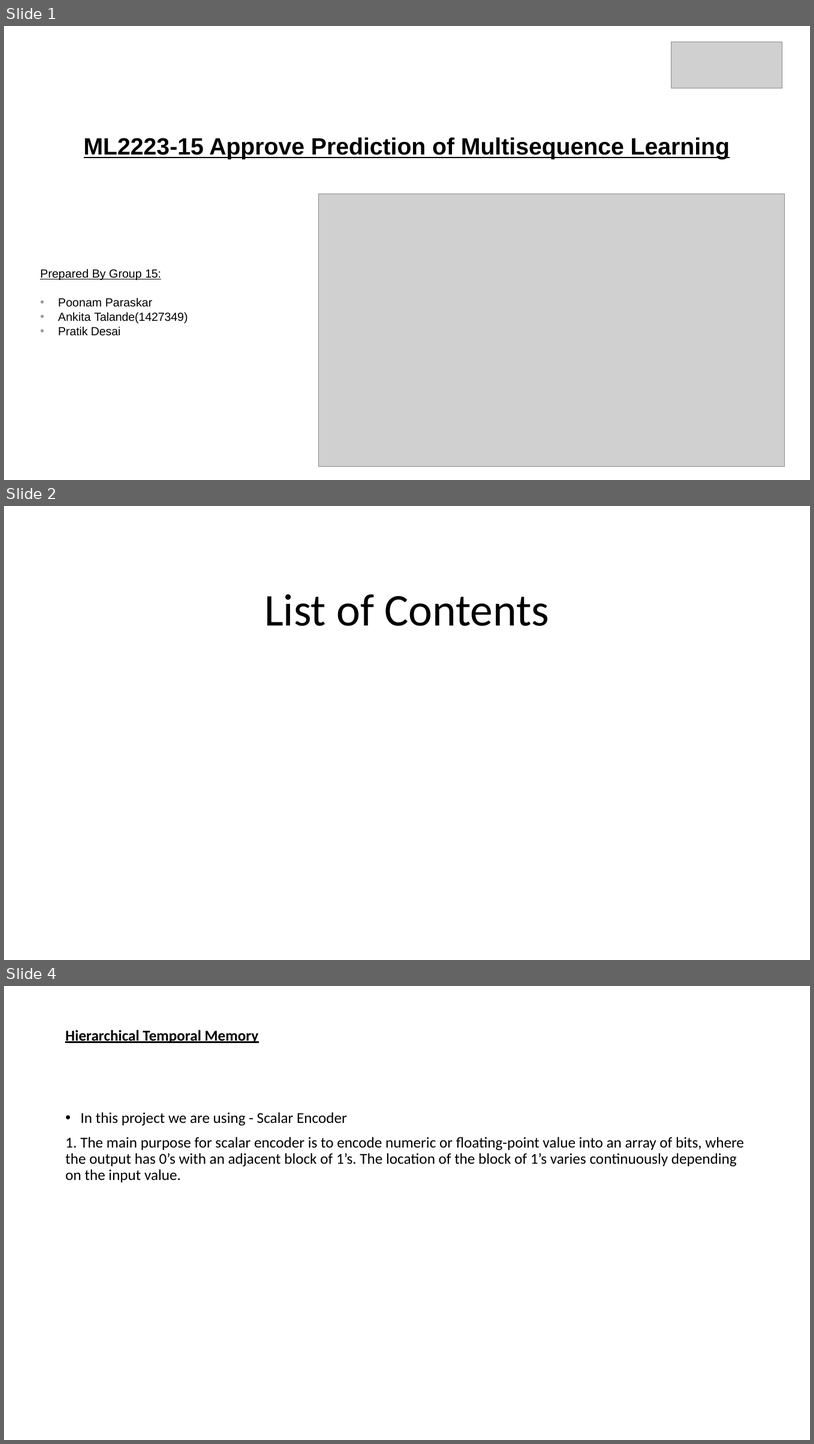
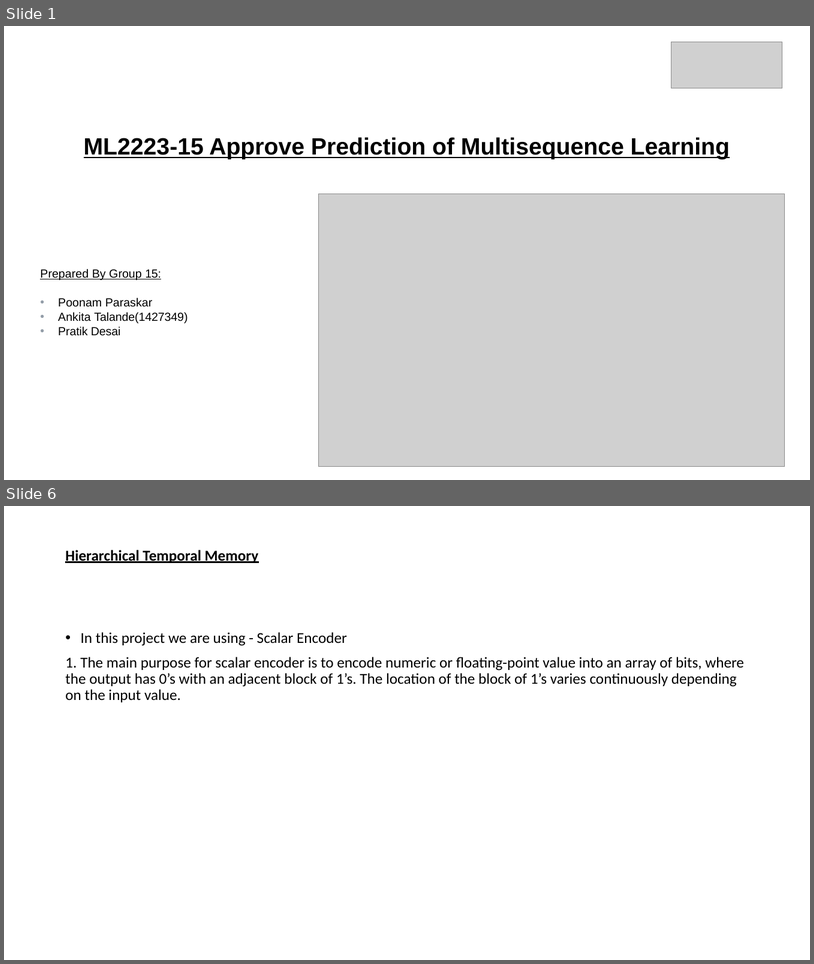
Before and after one commit to ddobric/neocortexapi, a slide deck: source/MultiSequenceLearning_Team_MSL/Documentation/ML2223_15 Approve Prediction of Multisequence Learning.pptx. Shown one above the other, each under a label of ours: slides 1, 2 and 4 before the commit, slides 1 and 6 after it; the slides between them are not shown. The pictures are 814x1444 and 814x964 pixels, drawn with LibreOffice and Linux fonts; fonts in the diff are those of the drawing; grey boxes stand for pictures. Boxes give left, top, right and bottom in pixels: in the first picture for what was removed or moved away, otherwise in the second. Text is boxed around its words. In the diff, an @@ line names an element or a change of style, - is before the commit and + after.

```diff
--- a/source/MultiSequenceLearning_Team_MSL/Documentation/ML2223_15 Approve Prediction of Multisequence Learning.pptx
+++ b/source/MultiSequenceLearning_Team_MSL/Documentation/ML2223_15 Approve Prediction of Multisequence Learning.pptx
@@ slide 2 removed at (x1=4, y1=506, x2=810, y2=960), background #FFFFFF @@
@@ title removed at (x1=264, y1=594, x2=549, y2=626) @@
-List of Contents
@@ what was slide 4 is now slide 6 @@
```
Also in this commit, not shown: 5 slides added, 1 other slide removed.
